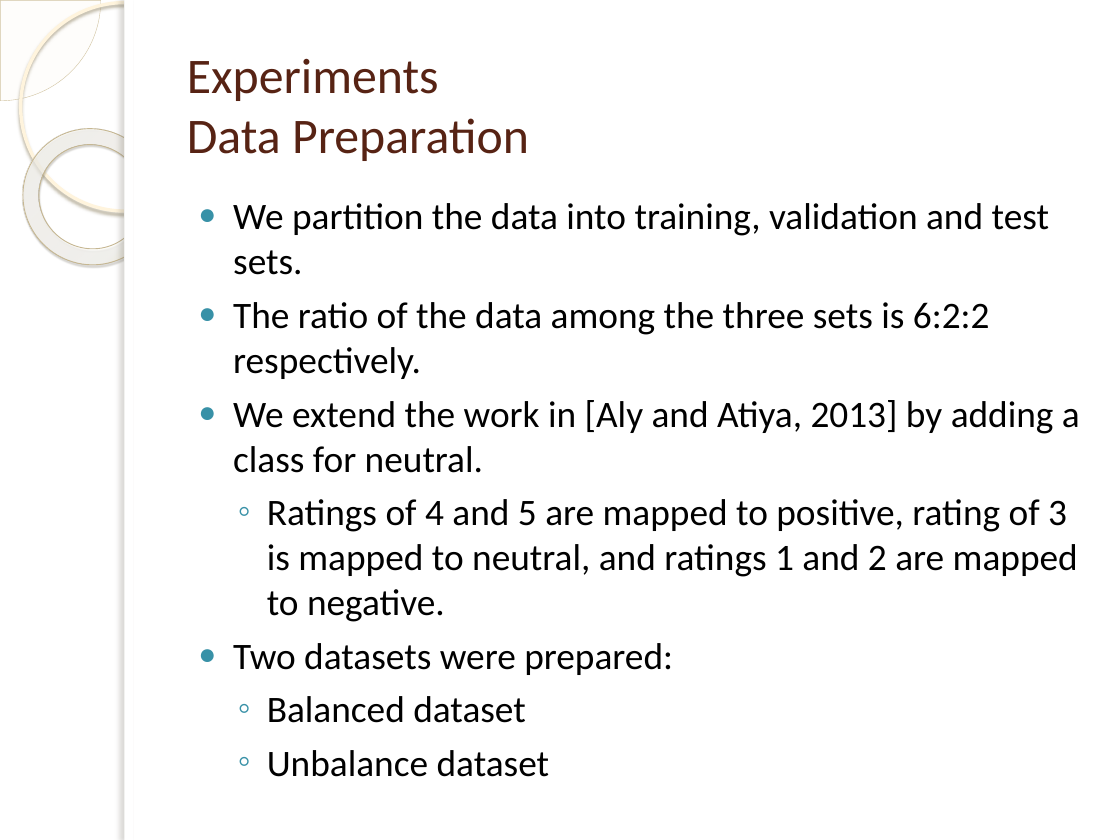
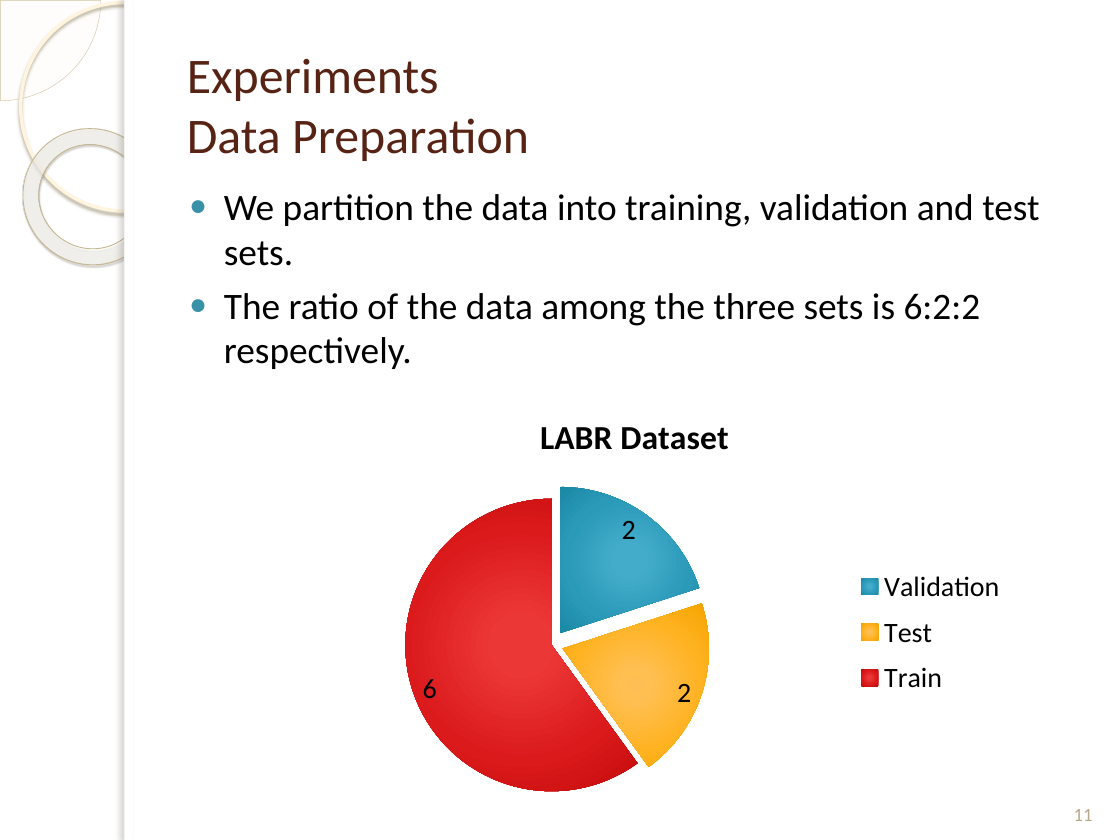
Before and after one commit to mhd9023/Thesis, a slide deck: slide 11 of Report#1_.pptx. Drawn at 1120x840 pixels with LibreOffice and Linux fonts; fonts in the diff are those of the drawing; background and template pictures are left out. Boxes give left, top, right and bottom in pixels: in the first picture for what was removed or moved away, otherwise in the second. Text is boxed around its words. In the diff, an @@ line names an element or a change of style, - is before the commit and + after.

```diff
--- a/Report#1_.pptx
+++ b/Report#1_.pptx
@@ text "We partition the data into ...": place and size @@
-text "We partition the data into ..." at [233, 203, 1080, 777]
+text "We partition the data into ..." at [224, 194, 1039, 369]
@@ text at [233, 400, 1080, 777]: paragraphs removed @@
-● We extend the work in [Aly and Atiya, 2013] by adding a class for neutral.
-  ◦ Ratings of 4 and 5 are mapped to positive, rating of 3 is mapped to neutral, and ratings 1 and 2 are mapped to negative.
-● Two datasets were prepared:
-  ◦ Balanced dataset
-  ◦ Unbalance dataset
@@ pie chart added at [252, 392, 1017, 821] @@
+title "LABR Dataset"
+categories: Validation, Test, Train
+LABR Dataset: 2, 2, 6, -
@@ page number added at [1074, 809, 1093, 821], 12 pt, text #B6A98A @@
+11
```
Also in this commit, not shown: 32 other slides changed, 3 slides added, 2 other files.
